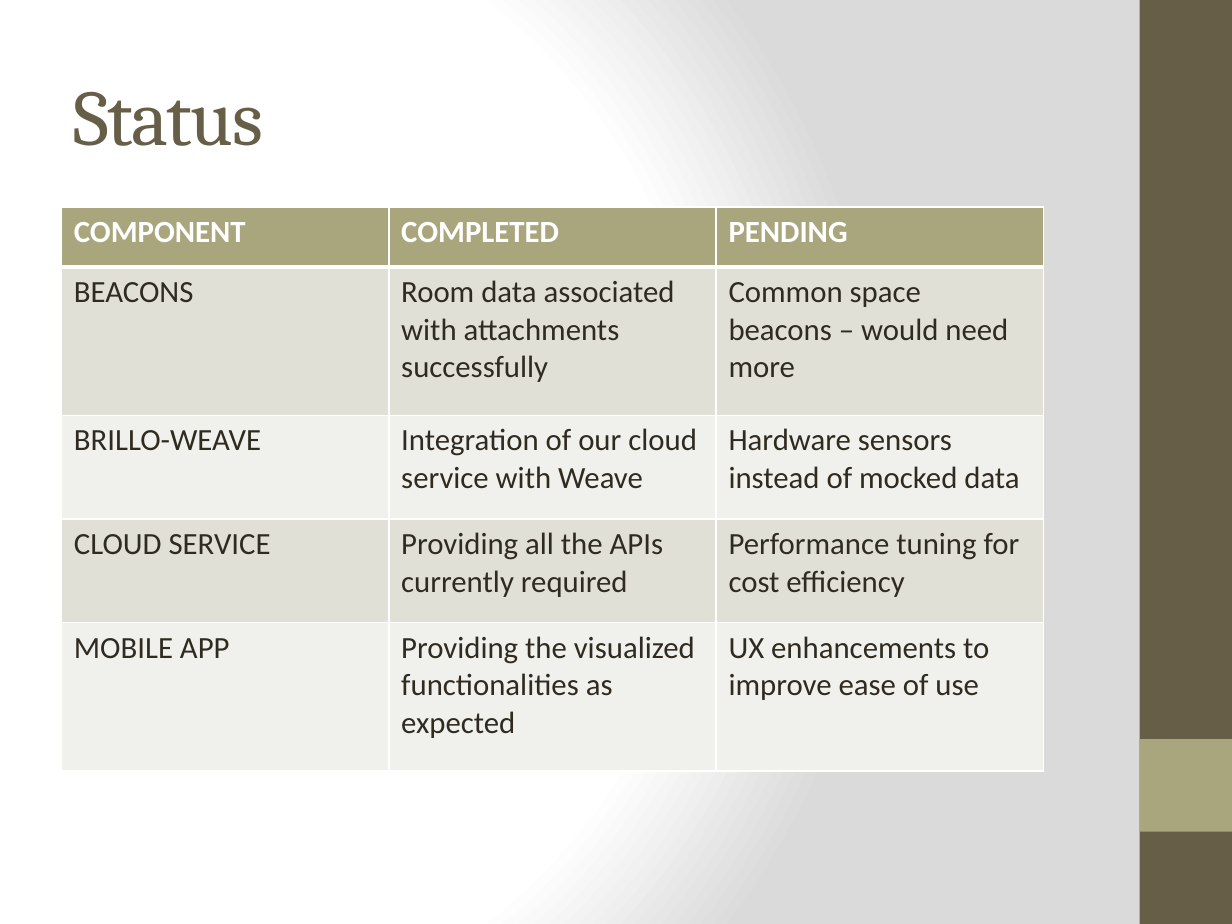
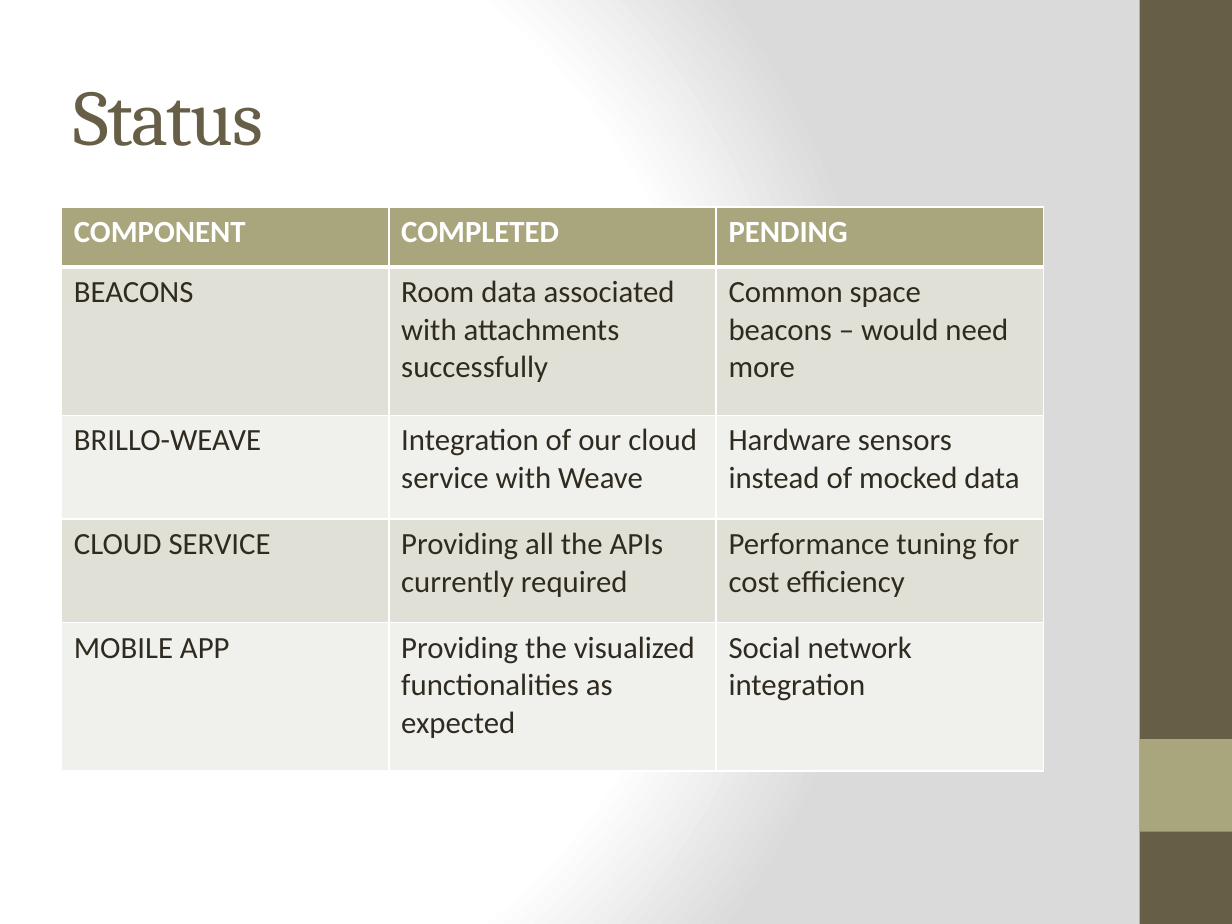
Before and after one commit to IoThingers/TermProject, a slide deck: slide 6 of FinalPresentation.pptx. Drawn at 1232x924 pixels with LibreOffice and Linux fonts; fonts in the diff are those of the drawing; background and template pictures are left out. Boxes give left, top, right and bottom in pixels: in the first picture for what was removed or moved away, otherwise in the second. Text is boxed around its words. In the diff, an @@ line names an element or a change of style, - is before the commit and + after.

```diff
--- a/FinalPresentation.pptx
+++ b/FinalPresentation.pptx
@@ table at (62,207,1045,771) @@
-row 5, column 3: UX enhancements to improve ease of use
+row 5, column 3: Social network integration
```
Also in this commit, not shown: 1 other slide changed, 1 other file.
